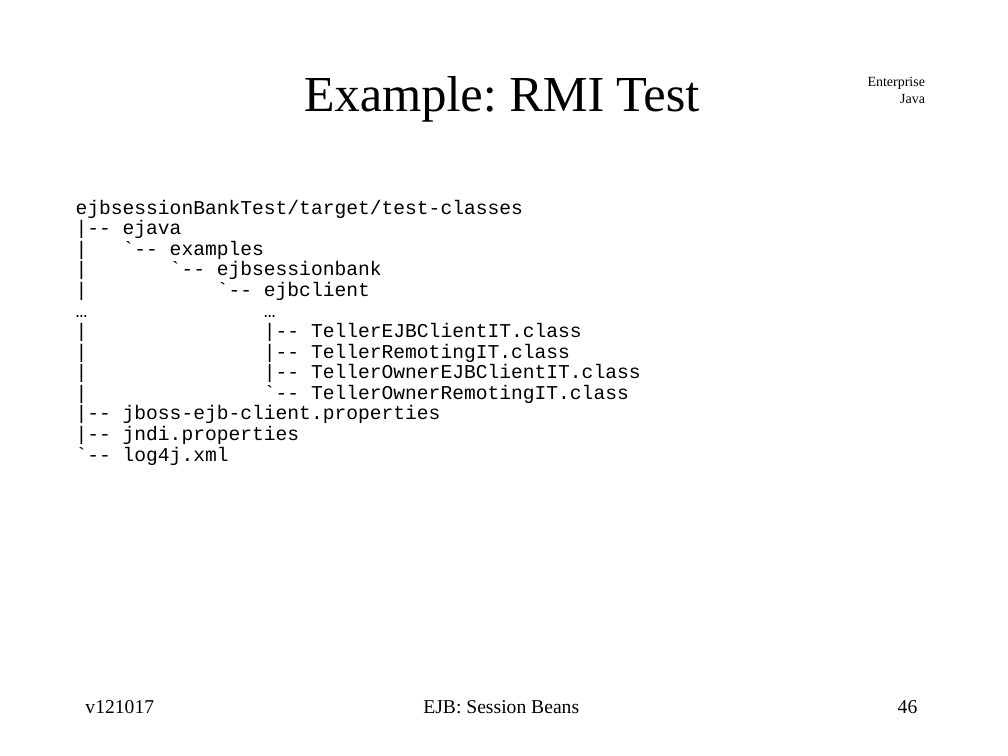
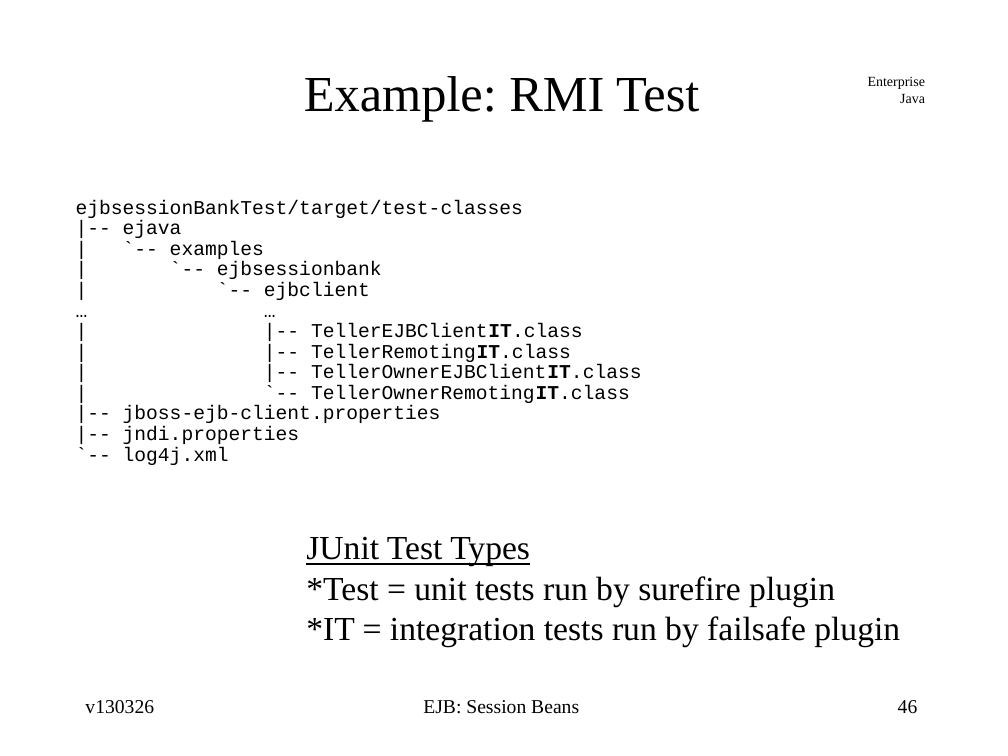
Before and after one commit to jcstaff/ejava-javaee, a slide deck: slide 46 of ejbsessionBank/src/site/resources/lectures/ejbSession.ppt. Drawn at 1008x756 pixels with LibreOffice and Linux fonts; fonts in the diff are those of the drawing. Boxes give left, top, right and bottom in pixels: in the first picture for what was removed or moved away, otherwise in the second. Text is boxed around its words. In the diff, an @@ line names an element or a change of style, - is before the commit and + after.

```diff
--- a/ejbsessionBank/src/site/resources/lectures/ejbSession.ppt
+++ b/ejbsessionBank/src/site/resources/lectures/ejbSession.ppt
@@ text at bbox=[311, 323, 642, 405]: bold on in "TellerEJBClientIT.class", "TellerRemotingIT.class", "TellerOwnerEJBClientIT.class", "TellerOwnerRemotingIT.class" @@
@@ text added at bbox=[306, 536, 900, 647], 24 pt, text #000000 @@
+JUnit Test Types
+*Test = unit tests run by surefire plugin
+*IT = integration tests run by failsafe plugin
@@ text at bbox=[85, 700, 154, 714]: text changed @@
-v121017
+v130326
```
Also in this commit, not shown: 72 other slides changed, 1 slide added, 1 slide removed, 1 other file.
